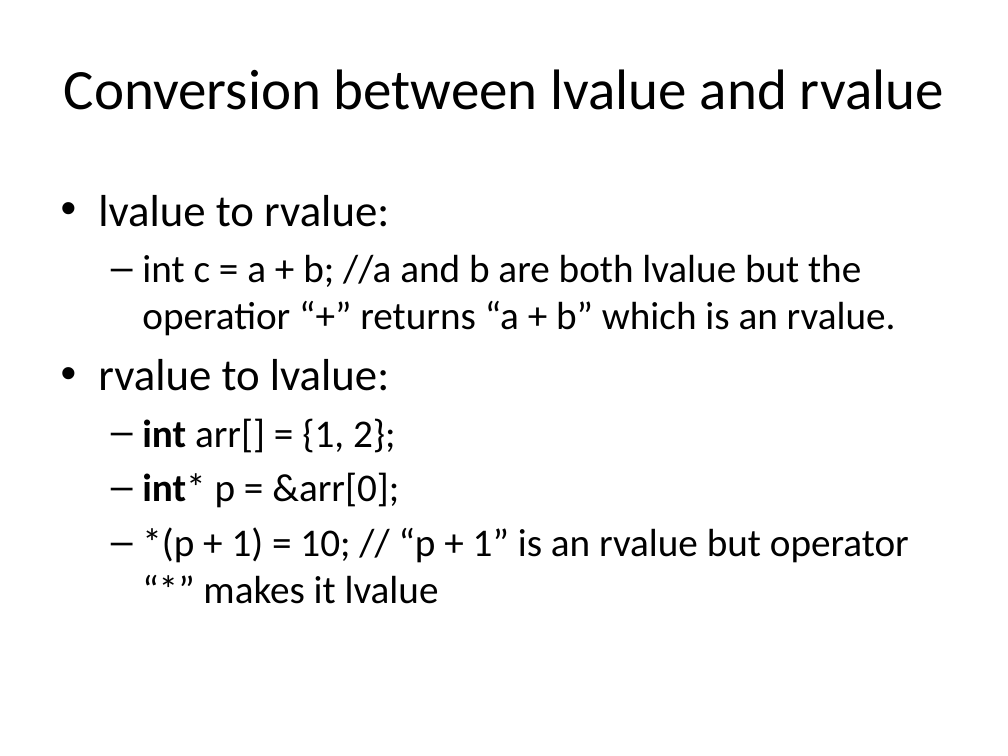
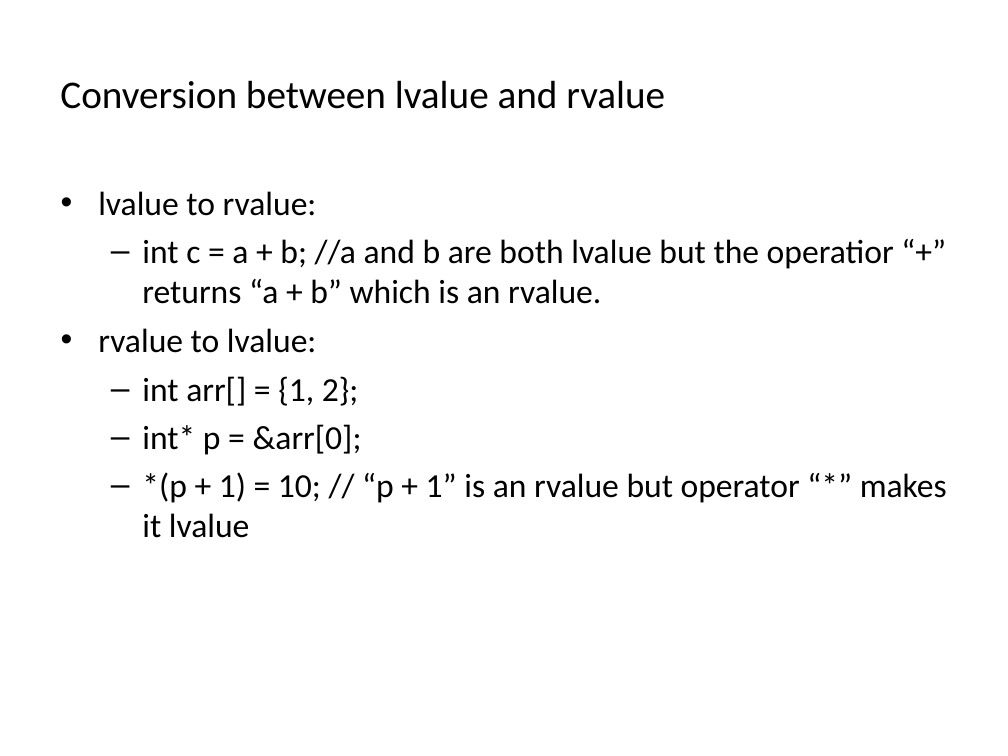
Before and after one commit to codengrow/scj, a slide deck: slide 5 of season1/episode2/rvalue-reference.odp. Drawn at 1008x756 pixels with LibreOffice and Linux fonts; fonts in the diff are those of the drawing; background and template pictures are left out. Boxes give left, top, right and bottom in pixels: in the first picture for what was removed or moved away, otherwise in the second. Text is boxed around its words. In the diff, an @@ line names an element or a change of style, - is before the commit and + after.

```diff
--- a/season1/episode2/rvalue-reference.odp
+++ b/season1/episode2/rvalue-reference.odp
@@ title "Conversion between lvalue and rvalue" at box(60, 80, 665, 109): size 40.7 to 28 pt; alignment centre to left; line spacing 0.8 to 1 @@
@@ text "lvalue to rvalue:" at box(98, 191, 947, 538): size 32 to 24 pt in "lvalue to rvalue:", "rvalue to lvalue:"; size 28 to 24 pt in "int c = a + b; //a ...", "int arr[] = {1, 2};", "int* p = &arr[0];", "*(p + 1) = 10; // “p ..."; bold off in "int", "int*" @@
```
Also in this commit, not shown: 16 other slides changed, 3 other files.
